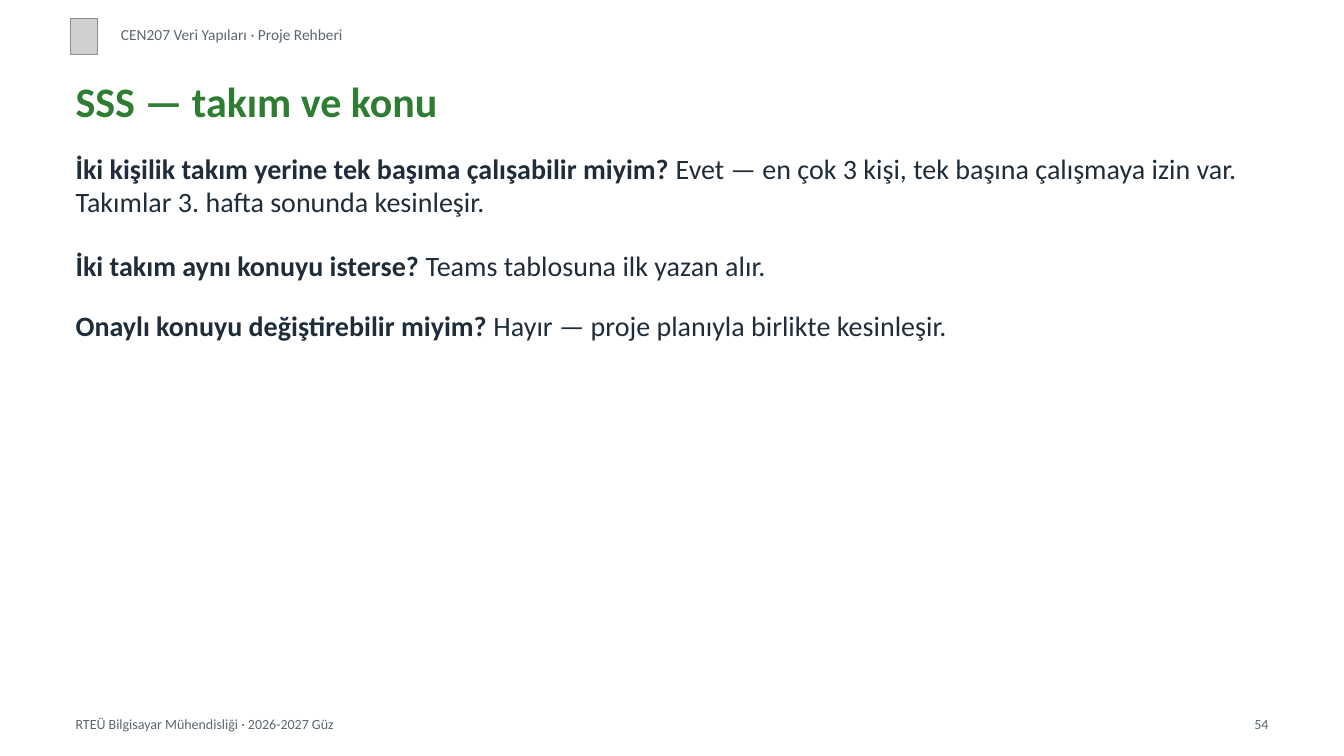
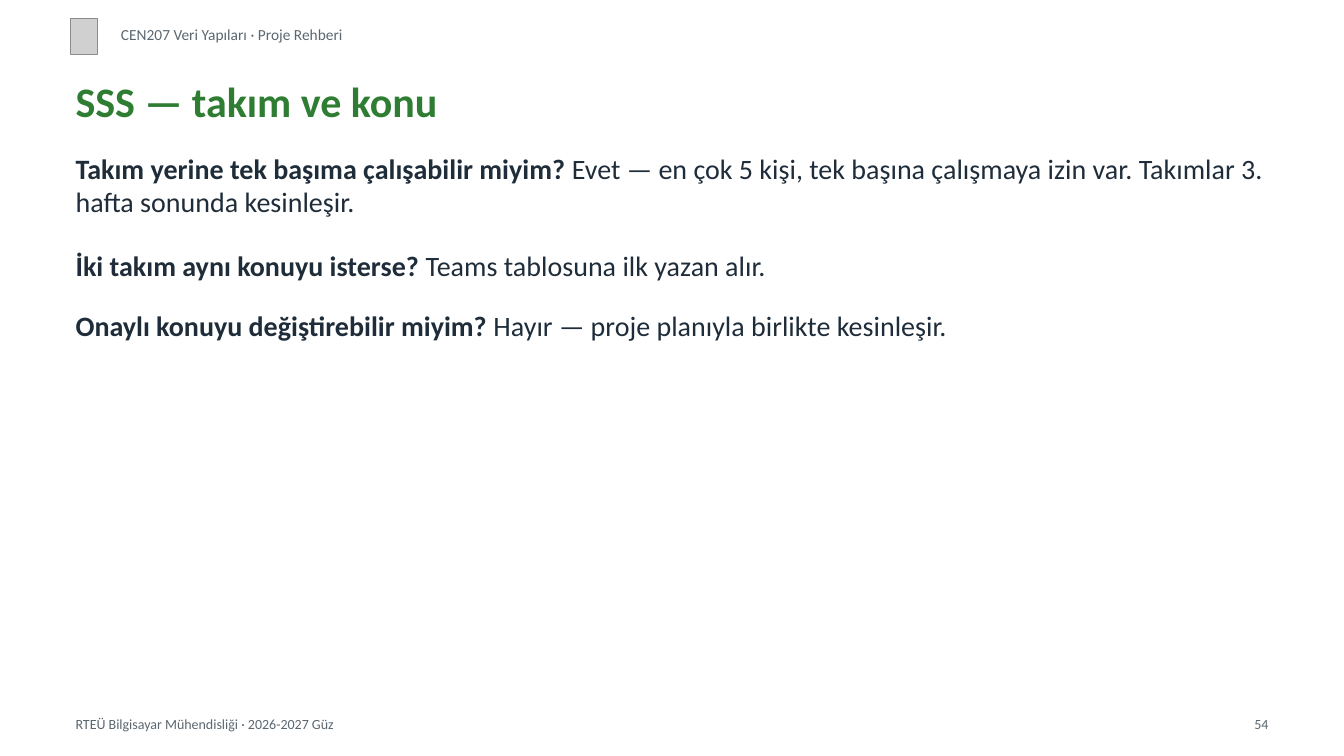
Before and after one commit to ucoruh/ce205-data-structures, a slide deck: slide 54 of docs/project-guide/cen207-project-guide-slides.tr.pptx. Drawn at 1344x756 pixels with LibreOffice and Linux fonts; fonts in the diff are those of the drawing; grey boxes stand for pictures. Boxes give left, top, right and bottom in pixels: in the first picture for what was removed or moved away, otherwise in the second. Text is boxed around its words. In the diff, an @@ line names an element or a change of style, - is before the commit and + after.

```diff
--- a/docs/project-guide/cen207-project-guide-slides.tr.pptx
+++ b/docs/project-guide/cen207-project-guide-slides.tr.pptx
@@ text at (76,159,1262,217): text changed @@
-İki kişilik takım yerine tek başıma çalışabilir miyim? Evet — en çok 3 kişi, tek başına çalışmaya izin var. Takımlar 3. hafta sonunda kesinleşir.
+Takım yerine tek başıma çalışabilir miyim? Evet — en çok 5 kişi, tek başına çalışmaya izin var. Takımlar 3. hafta sonunda kesinleşir.
```
Also in this commit, not shown: 2 other slides changed, 45 other files.
